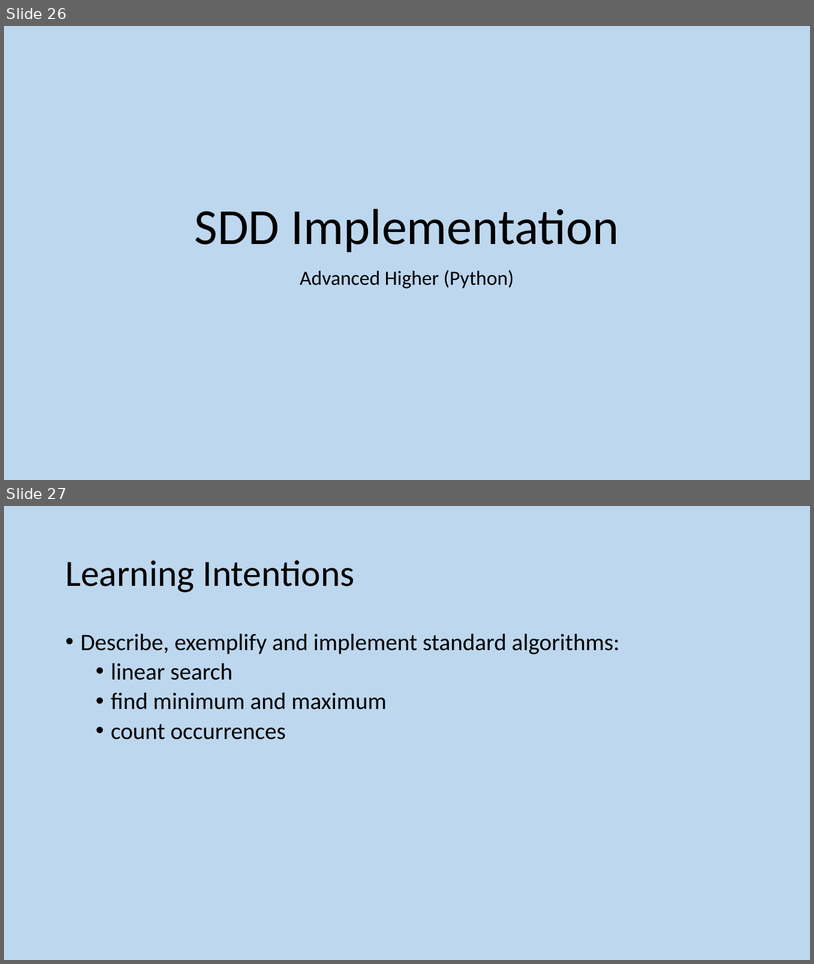
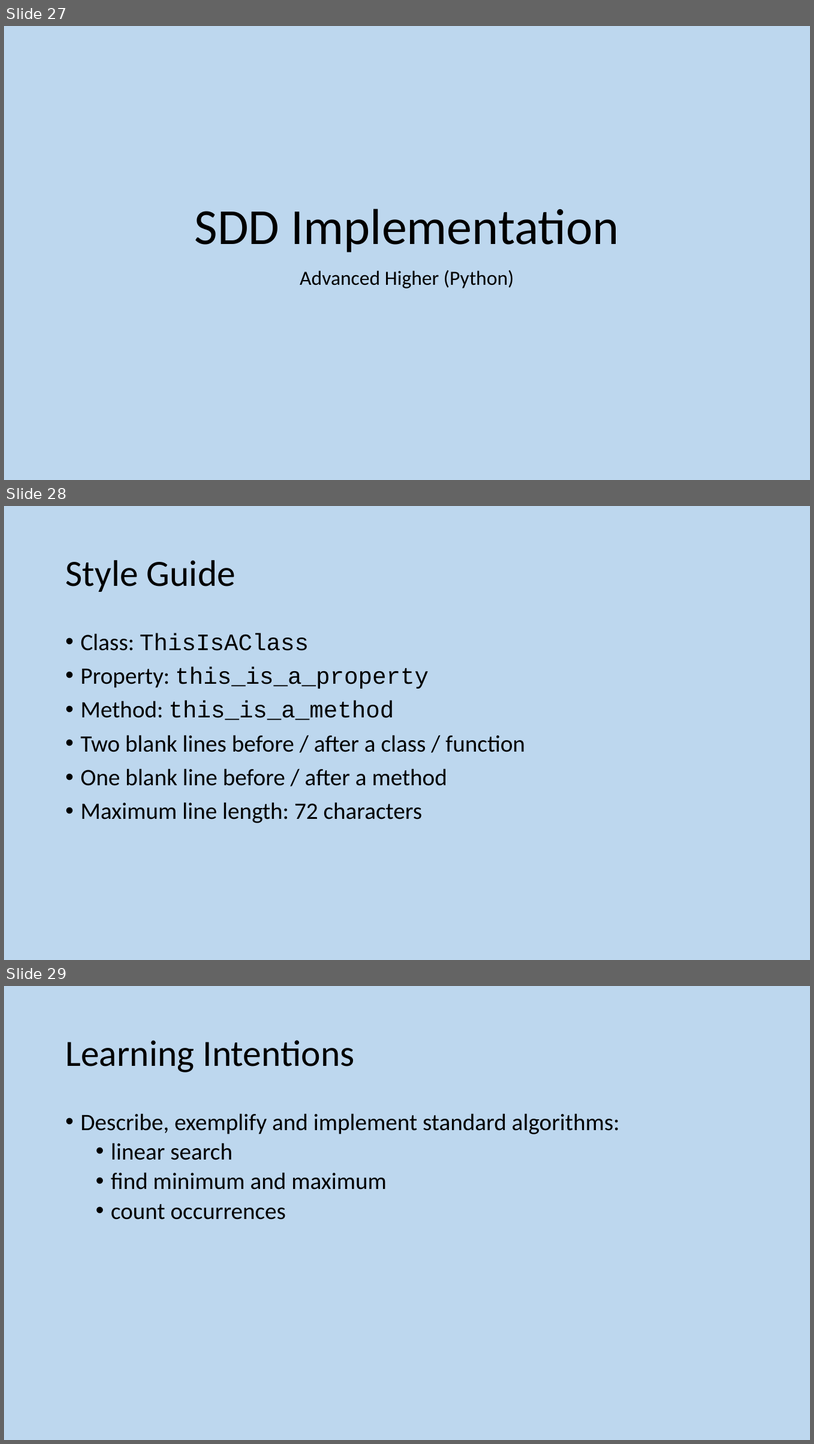
Before and after one commit to MrFriendCS/MrFriendCS.github.io, a slide deck: ah-cs/sdd/AH CS SDD Slides.pptx. Shown one above the other, each under a label of ours: slides 26 and 27 before the commit, slides 27, 28 and 29 after it. The pictures are 814x964 and 814x1444 pixels, drawn with LibreOffice and Linux fonts; fonts in the diff are those of the drawing. Boxes give left, top, right and bottom in pixels: in the first picture for what was removed or moved away, otherwise in the second. Text is boxed around its words. In the diff, an @@ line names an element or a change of style, - is before the commit and + after.

```diff
--- a/ah-cs/sdd/AH CS SDD Slides.pptx
+++ b/ah-cs/sdd/AH CS SDD Slides.pptx
@@ slide 28 added at [4,506,810,960], background #BDD7EE @@
@@ title added at [65,560,236,592], 44 pt, text #000000 @@
+Style Guide
@@ text added at [81,633,525,823], 28 pt, text #000000 @@
+• Class: ThisIsAClass
+• Property: this_is_a_property
+• Method: this_is_a_method
+• Two blank lines before / after a class / function
+• One blank line before / after a method
+• Maximum line length: 72 characters
@@ what was slide 26 is now slide 27 @@
@@ what was slide 27 is now slide 29 @@
```
Also in this commit, not shown: 5 slides changed, 31 other slides added, 18 other files.
